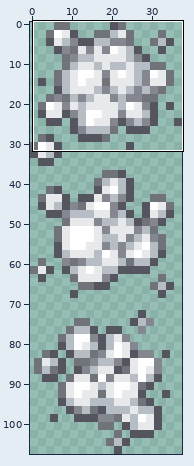
Sprite sheet -- Content/Particles/Smoke.png. The picture above shows the old version from afar; the outline marks the close-up.
Close-up. First the earlier version:
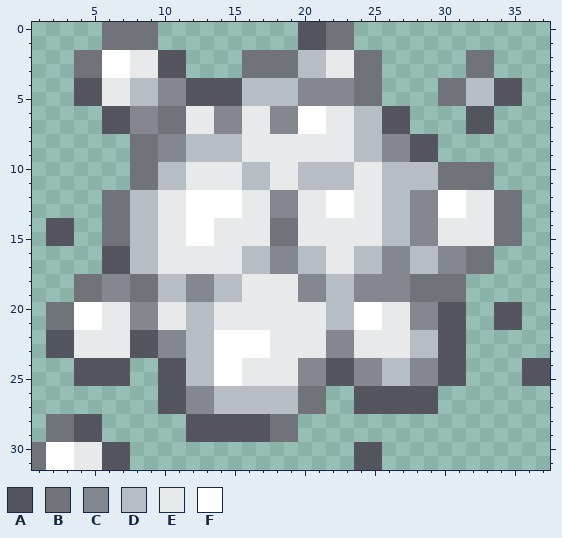
The file is 38x108 pixels. Colours within 5 levels of each other are drawn and written as one. Shown: x 1..37, y 0..31. The commit also changed other parts of the picture, which this record leaves out.
Palette (. is transparent): A #54555f  B #71737b  C #848790  D #b7bdc4  E #e8e9ea  F #ffffff
Pixels before, first column x 1:
 0 .....BBBB..........AABB..............
 1 .....BBBB..........AABB..............
 2 ...BBFFEEAA....BBBBDDEEBB......BB....
 3 ...BBFFEEAA....BBBBDDEEBB......BB....
 4 ...AAEEDDCCAAAADDDDCCCCBB....BBDDAA..
 5 ...AAEEDDCCAAAADDDDCCCCBB....BBDDAA..
 6 .....AACCBBEECCEECCFFEEDDAA....AA....
 7 .....AACCBBEECCEECCFFEEDDAA....AA....
 8 .......BBCCDDDDEEEEEEEEDDCCAA........
 9 .......BBCCDDDDEEEEEEEEDDCCAA........
10 .......BBDDEEEEDDEEDDDDEEDDDDBBBB....
11 .......BBDDEEEEDDEEDDDDEEDDDDBBBB....
12 .....BBDDEEFFFFEECCEEFFEEDDCCFFEEBB..
13 .....BBDDEEFFFFEECCEEFFEEDDCCFFEEBB..
14 .AA..BBDDEEFFEEEEBBEEEEEEDDCCEEEEBB..
15 .AA..BBDDEEFFEEEEBBEEEEEEDDCCEEEEBB..
16 .....AADDEEEEEEDDCCDDEEDDCCDDCCBB....
17 .....AADDEEEEEEDDCCDDEEDDCCDDCCBB....
18 ...BBCCBBDDCCDDEEEECCDDCCCCBBBB......
19 ...BBCCBBDDCCDDEEEECCDDCCCCBBBB......
20 .BBFFEECCEEDDEEEEEEEEDDFFEECCAA..AA..
21 .BBFFEECCEEDDEEEEEEEEDDFFEECCAA..AA..
22 .AAEEEEAACCDDFFFFEEEECCEEEEDDAA......
23 .AAEEEEAACCDDFFFFEEEECCEEEEDDAA......
24 ...AAAA..AADDFFEEEECCAACCDDCCAA....AA
25 ...AAAA..AADDFFEEEECCAACCDDCCAA....AA
26 .........AACCDDDDDDBB..AAAAAA........
27 .........AACCDDDDDDBB..AAAAAA........
28 .BBAA......AAAAAABB..................
29 .BBAA......AAAAAABB..................
30 BFFEEAA................AA............
31 BFFEEAA................AA............
Once edited:
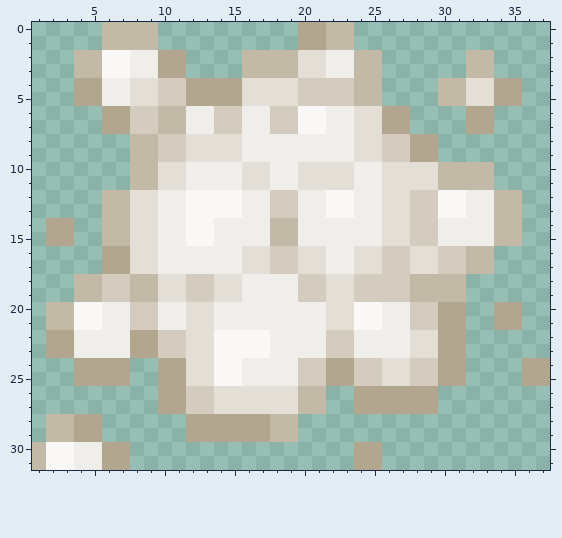
Changes in this commit:
colour A: #54555f -> #b2a68f
colour B: #71737b -> #c2b9a6
colour C: #848790 -> #d3ccbf
colour D: #b7bdc4 -> #e3dfd7
colour E: #e8e9ea -> #f0eeea
colour F: #ffffff -> #f9f8f7
Pixel boxes of the changes (left, top, right, bottom) in both close-ups:
changed: (32, 22, 550, 470)
